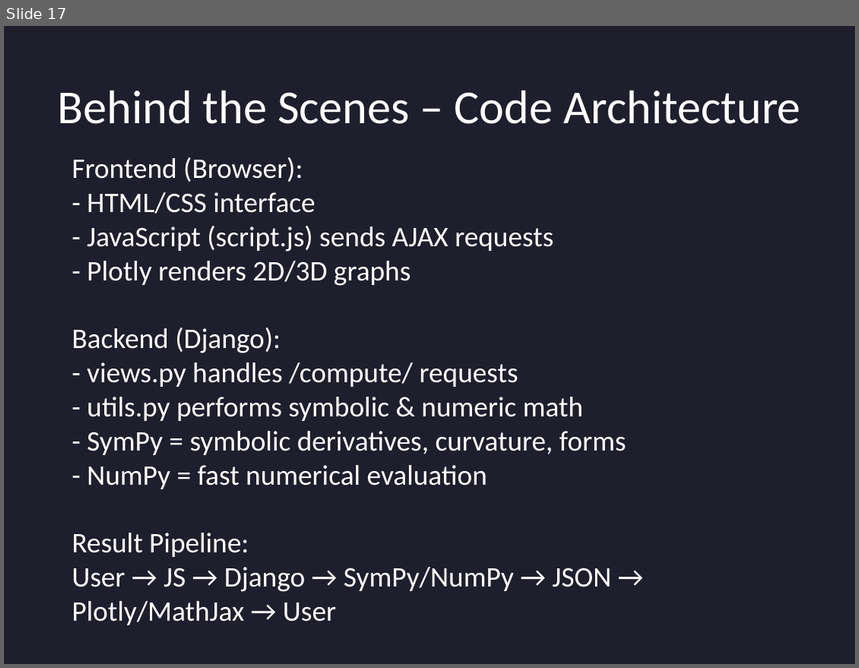
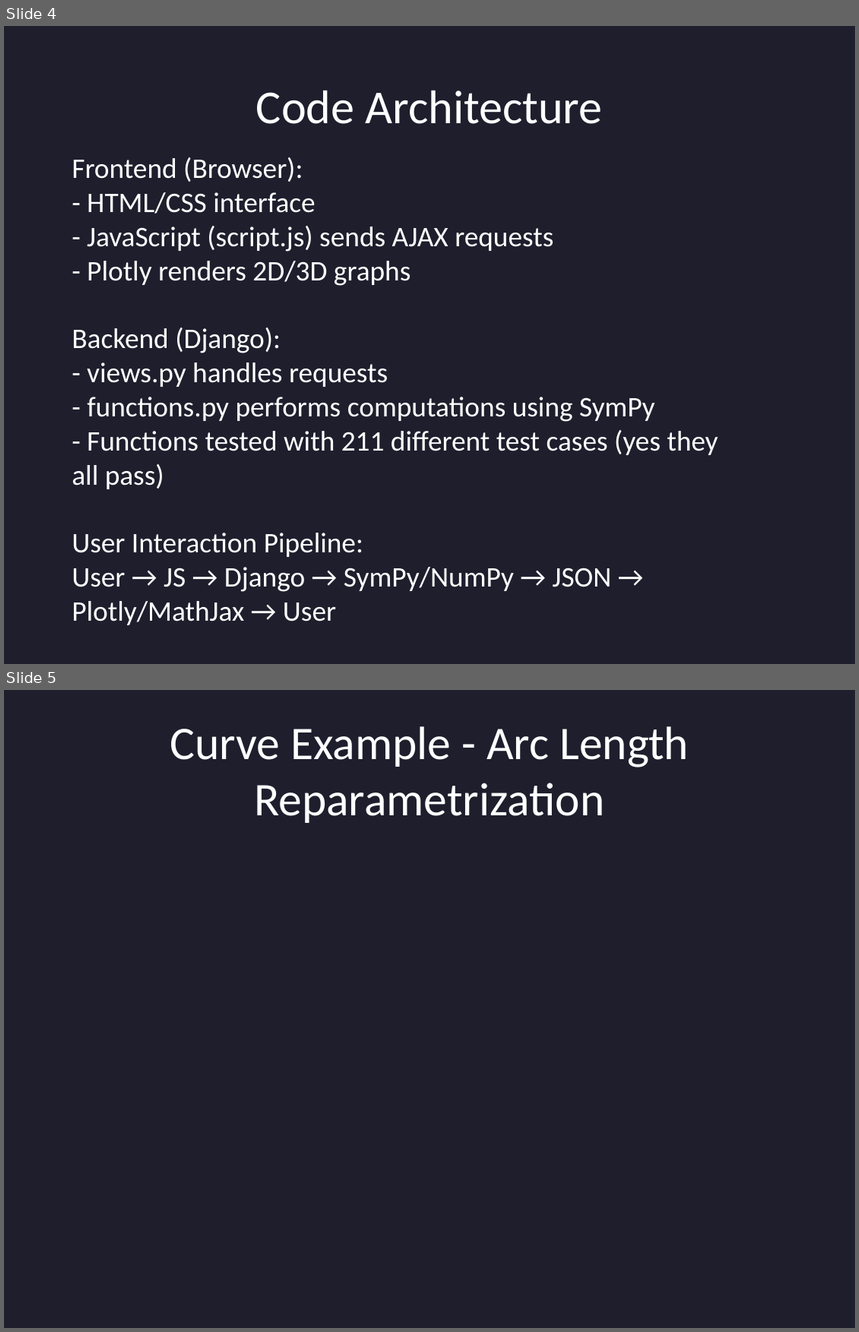
Before and after one commit to Ashwin-180803/MATH348-Project, a slide deck: Final_Curves_and_Surfaces_FullEdition.pptx. Shown one above the other, each under a label of ours: slide 17 before the commit, slides 4 and 5 after it. The pictures are 859x668 and 859x1332 pixels, drawn with LibreOffice and Linux fonts; fonts in the diff are those of the drawing. Boxes give left, top, right and bottom in pixels: in the first picture for what was removed or moved away, otherwise in the second. Text is boxed around its words. In the diff, an @@ line names an element or a change of style, - is before the commit and + after.

```diff
--- a/Final_Curves_and_Surfaces_FullEdition.pptx
+++ b/Final_Curves_and_Surfaces_FullEdition.pptx
@@ slide 5 added at (4, 690, 855, 1328), background #1E1E2D @@
@@ title added at (170, 726, 689, 823), 39.6 pt, text #FFFFFF @@
+Curve Example - Arc Length Reparametrization
@@ what was slide 17 is now slide 4 @@
@@ slide 4 changed as well @@
@@ title at (256, 90, 602, 124): text changed @@
-Behind the Scenes – Code Architecture
+Code Architecture
@@ text at (72, 157, 718, 626): text changed @@
-Frontend (Browser):
-- HTML/CSS interface
-- JavaScript (script.js) sends AJAX requests
-- Plotly renders 2D/3D graphs
-Backend (Django):
-- views.py handles /compute/ requests
-- utils.py performs symbolic & numeric math
-- SymPy = symbolic derivatives, curvature, forms
-- NumPy = fast numerical evaluation
-Result Pipeline:
-User → JS → Django → SymPy/NumPy → JSON → Plotly/MathJax → User
+Frontend (Browser):
+- HTML/CSS interface
+- JavaScript (script.js) sends AJAX requests
+- Plotly renders 2D/3D graphs
+Backend (Django):
+- views.py handles requests
+- functions.py performs computations using SymPy
+- Functions tested with 211 different test cases (yes they all pass)
+User Interaction Pipeline:
+User → JS → Django → SymPy/NumPy → JSON → Plotly/MathJax → User
```
Also in this commit, not shown: 5 other slides changed, 12 slides removed, 3 other files.
